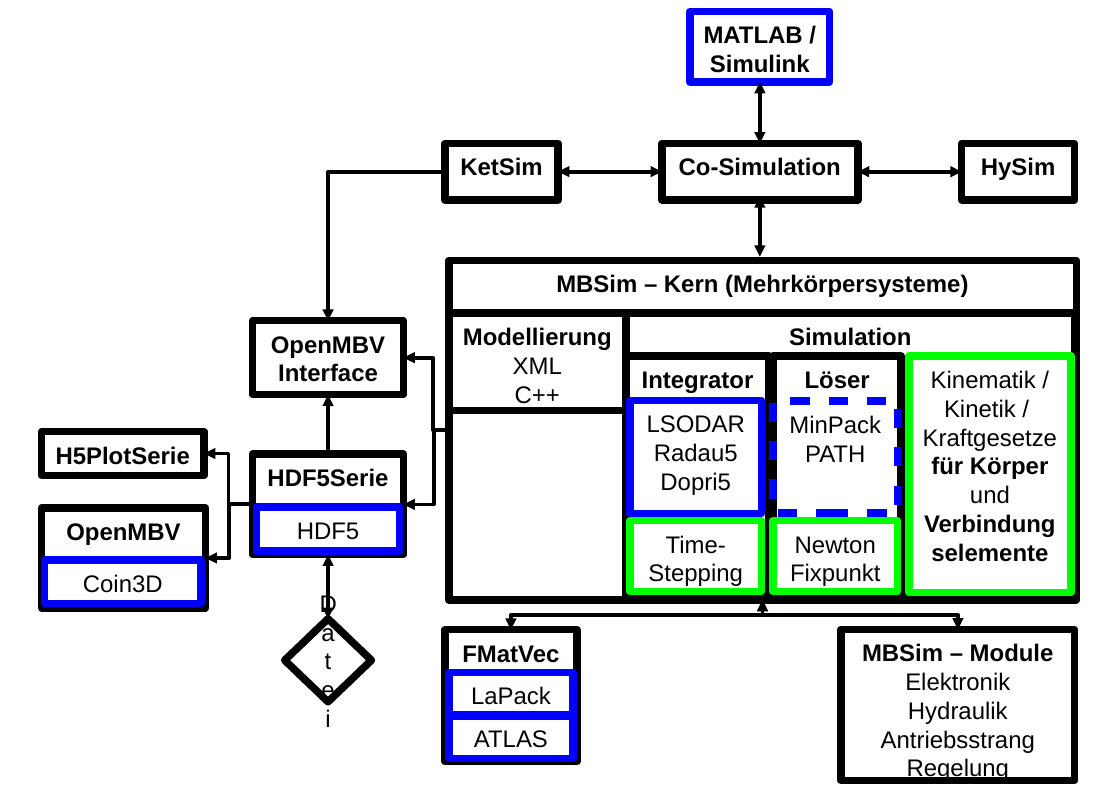
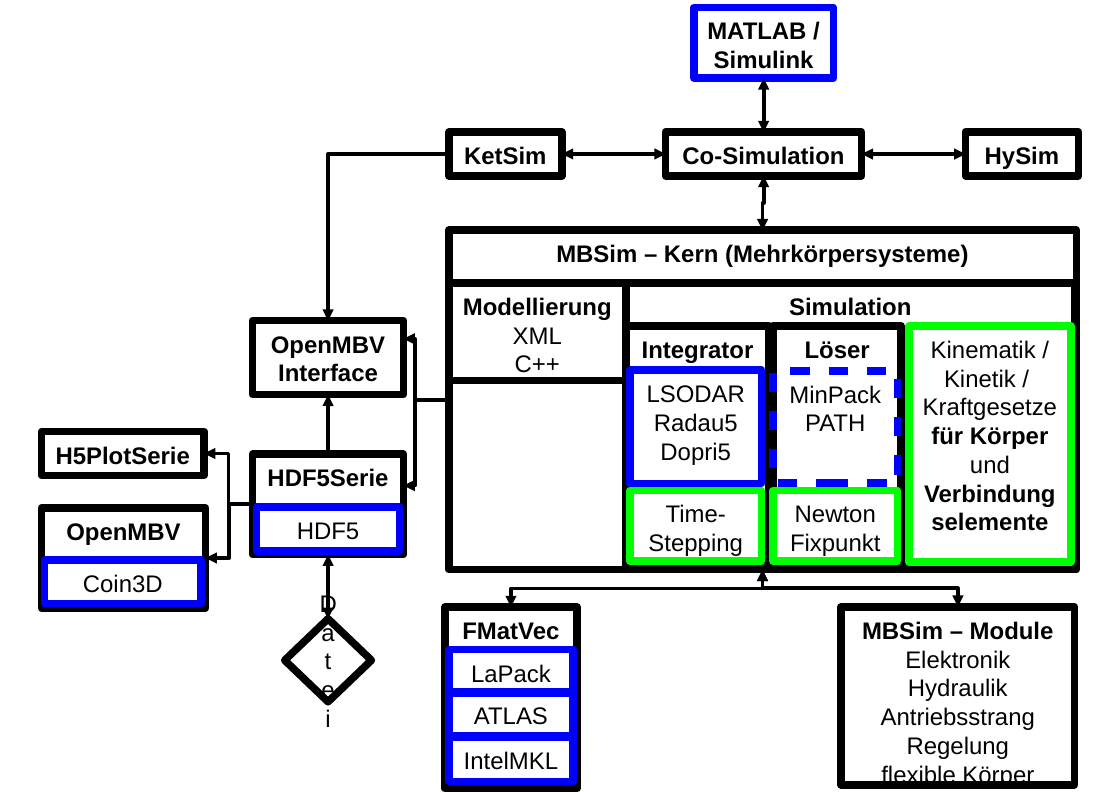
Before and after one commit to mbsim-env/mbsim, a slide deck: slide 3 of trunk/tutorial/CDR/mbsim_embedding.odp. Drawn at 1120x792 pixels with LibreOffice and Linux fonts; fonts in the diff are those of the drawing. Boxes give left, top, right and bottom in pixels: in the first picture for what was removed or moved away, otherwise in the second. Text is boxed around its words. In the diff, an @@ line names an element or a change of style, - is before the commit and + after.

Commit message:
FlexibleBody as module

```diff
--- a/trunk/tutorial/CDR/mbsim_embedding.odp
+++ b/trunk/tutorial/CDR/mbsim_embedding.odp
@@ rectangle "MATLAB / Simulink": place and size @@
-rectangle "MATLAB / Simulink" at box(690, 11, 830, 82)
+rectangle "MATLAB / Simulink" at box(694, 8, 834, 79)
@@ elbow double arrow moved from (760, 144) - (760, 82) to (764, 132) - (764, 79) @@
@@ rectangle "KetSim": place and size @@
-rectangle "KetSim" at box(446, 144, 559, 200)
+rectangle "KetSim" at box(449, 132, 562, 176)
@@ rectangle "Co-Simulation": place and size @@
-rectangle "Co-Simulation" at box(662, 144, 858, 200)
+rectangle "Co-Simulation" at box(666, 132, 862, 176)
@@ rectangle "HySim": place and size @@
-rectangle "HySim" at box(962, 144, 1075, 200)
+rectangle "HySim" at box(966, 132, 1079, 176)
@@ elbow arrow moved from (446, 171) - (329, 321) to (449, 154) - (329, 321) @@
@@ elbow double arrow moved from (559, 171) - (662, 171) to (562, 154) - (666, 154) @@
@@ elbow double arrow moved from (760, 257) - (760, 196) to (763, 230) - (764, 176) @@
@@ elbow double arrow moved from (962, 171) - (858, 171) to (966, 154) - (862, 154) @@
@@ 10 rectangles: place and size @@
-10 rectangles at box(449, 261, 1077, 600)
+10 rectangles at box(449, 230, 1077, 569)
@@ elbow arrow moved from (449, 430) - (403, 357) to (449, 400) - (403, 339) @@
@@ elbow arrow moved from (449, 430) - (403, 504) to (449, 400) - (403, 486) @@
@@ elbow double arrow moved from (958, 629) - (763, 600) to (958, 606) - (763, 569) @@
@@ elbow double arrow moved from (511, 629) - (763, 600) to (511, 606) - (763, 570) @@
@@ rectangle "FMatVec": place and size @@
-rectangle "FMatVec" at box(446, 629, 578, 762)
+rectangle "FMatVec" at box(446, 606, 578, 788)
@@ rectangle "MBSim – Module": place and size @@
-rectangle "MBSim – Module" at box(841, 629, 1075, 781)
+rectangle "MBSim – Module" at box(841, 606, 1075, 785)
@@ rectangle "LaPack": place and size @@
-rectangle "LaPack" at box(449, 673, 574, 717)
+rectangle "LaPack" at box(449, 650, 574, 694)
@@ rectangle "ATLAS": place and size @@
-rectangle "ATLAS" at box(449, 715, 574, 759)
+rectangle "ATLAS" at box(449, 692, 574, 736)
@@ rectangle added at box(449, 738, 574, 782), outline #0000FF 5.67 pt, 18 pt, text #000000 @@
+IntelMKL
@@ text in rectangle at box(881, 736, 1034, 788): text changed @@
-Regelung
+Regelung
+flexible Körper
```
Also in this commit, not shown: 2 other slides changed, 2 other files.
